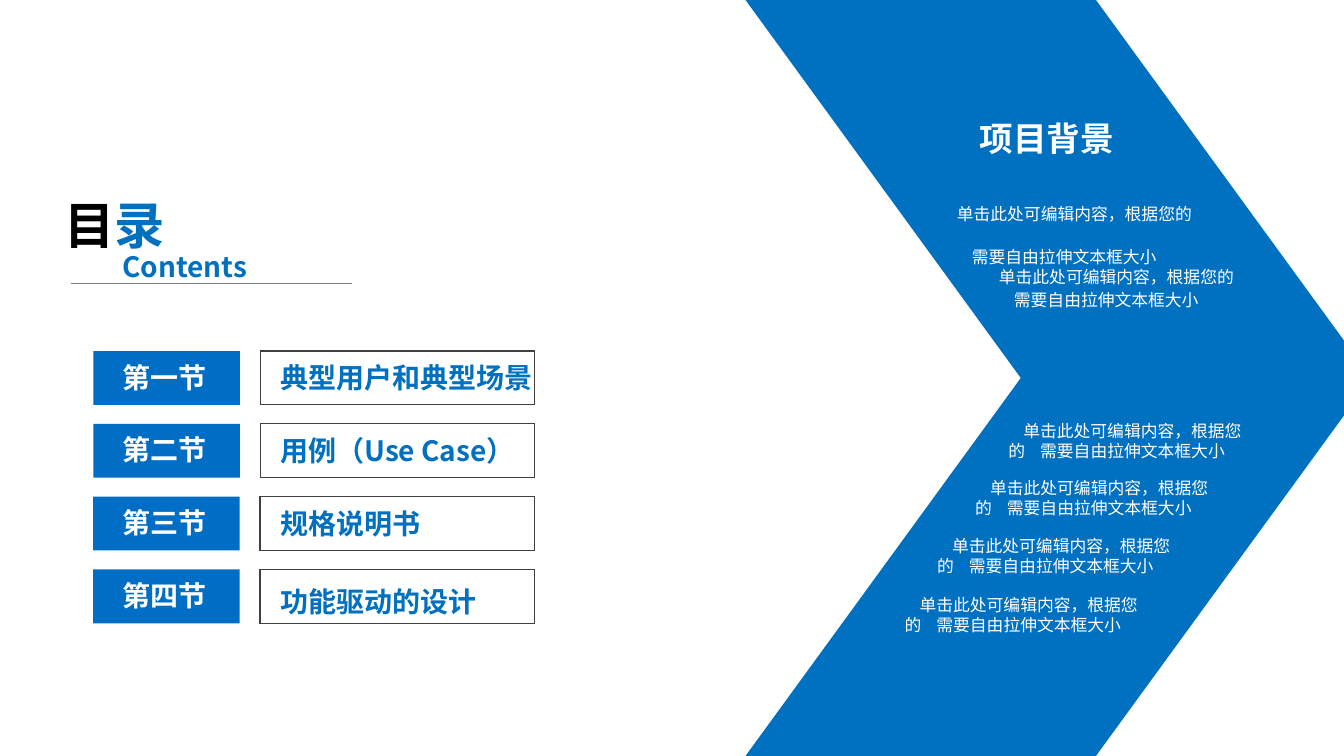
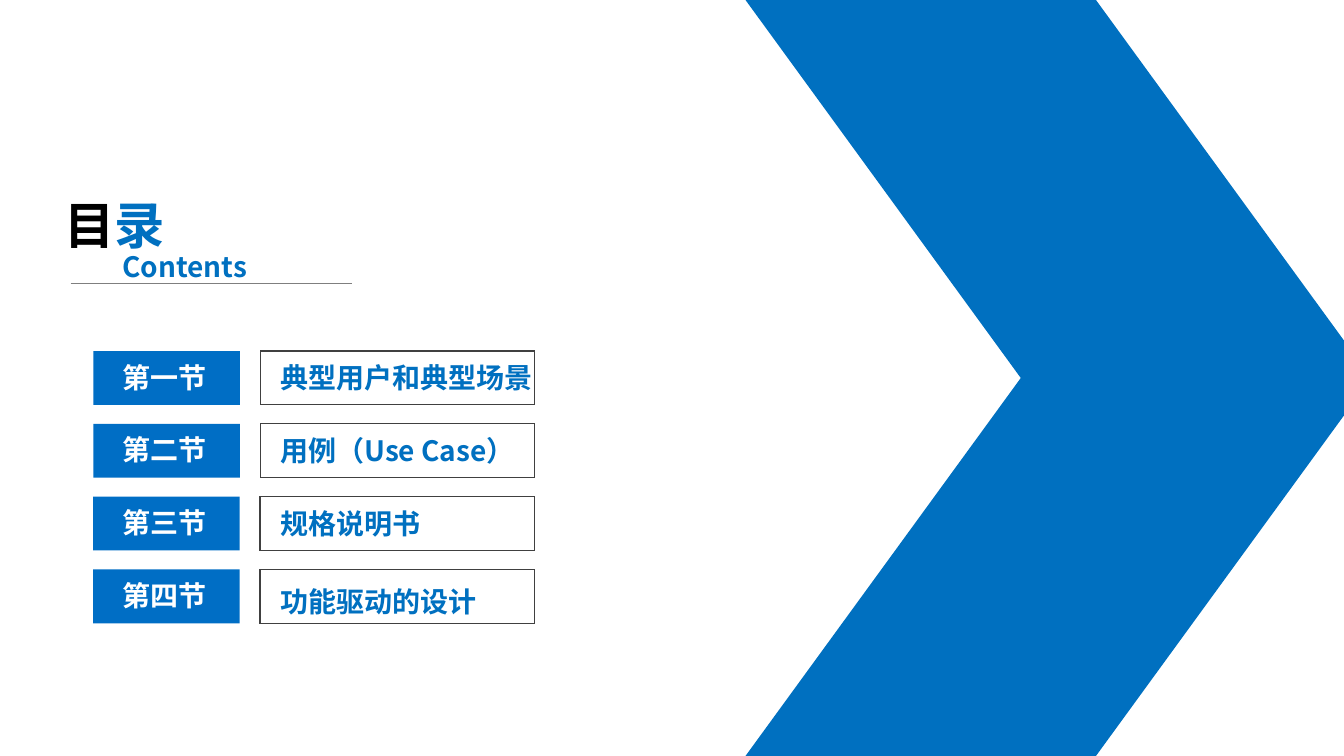
Before and after one commit to xiandairuangong17/CANTool, a slide deck: slide 2 of ppt-resource/xiandairuanjiangongcheng.pptx. Drawn at 1344x756 pixels with LibreOffice and Linux fonts; fonts in the diff are those of the drawing. Boxes give left, top, right and bottom in pixels: in the first picture for what was removed or moved away, otherwise in the second. Text is boxed around its words. In the diff, an @@ line names an element or a change of style, - is before the commit and + after.

```diff
--- a/ppt-resource/xiandairuanjiangongcheng.pptx
+++ b/ppt-resource/xiandairuanjiangongcheng.pptx
@@ text removed at [980, 122, 1114, 154] @@
-项目背景
@@ text removed at [957, 206, 1192, 265] @@
-单击此处可编辑内容，根据您的
-需要自由拉伸文本框大小
@@ text removed at [999, 269, 1234, 308] @@
-单击此处可编辑内容，根据您的
-需要自由拉伸文本框大小
@@ text removed at [1008, 423, 1241, 459] @@
-单击此处可编辑内容，根据您的 需要自由拉伸文本框大小
@@ text removed at [975, 480, 1208, 516] @@
-单击此处可编辑内容，根据您的 需要自由拉伸文本框大小
@@ text removed at [937, 538, 1170, 574] @@
-单击此处可编辑内容，根据您的 需要自由拉伸文本框大小
@@ text removed at [905, 597, 1138, 633] @@
-单击此处可编辑内容，根据您的 需要自由拉伸文本框大小
```
Also in this commit, not shown: 5 other slides changed, 16 slides removed.
